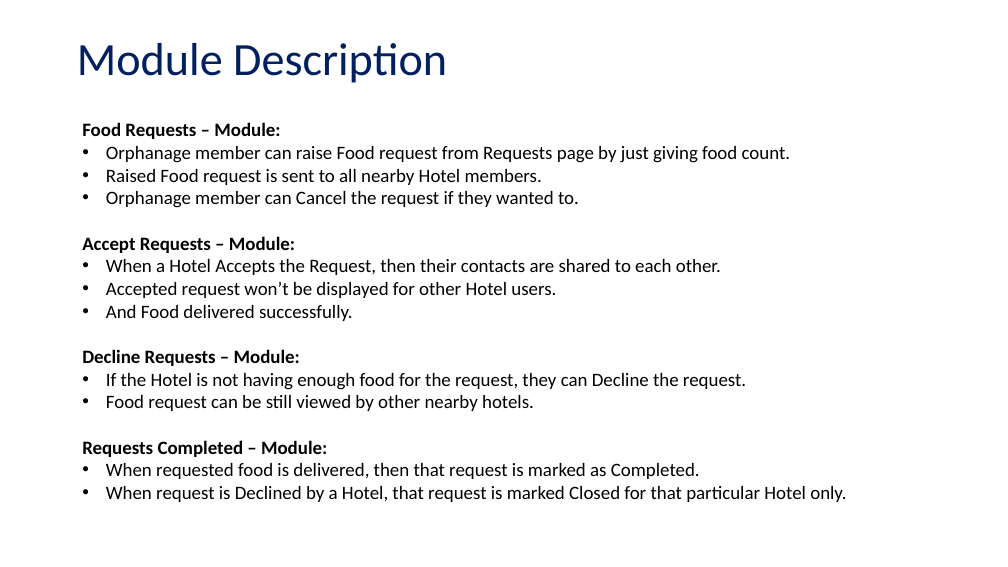
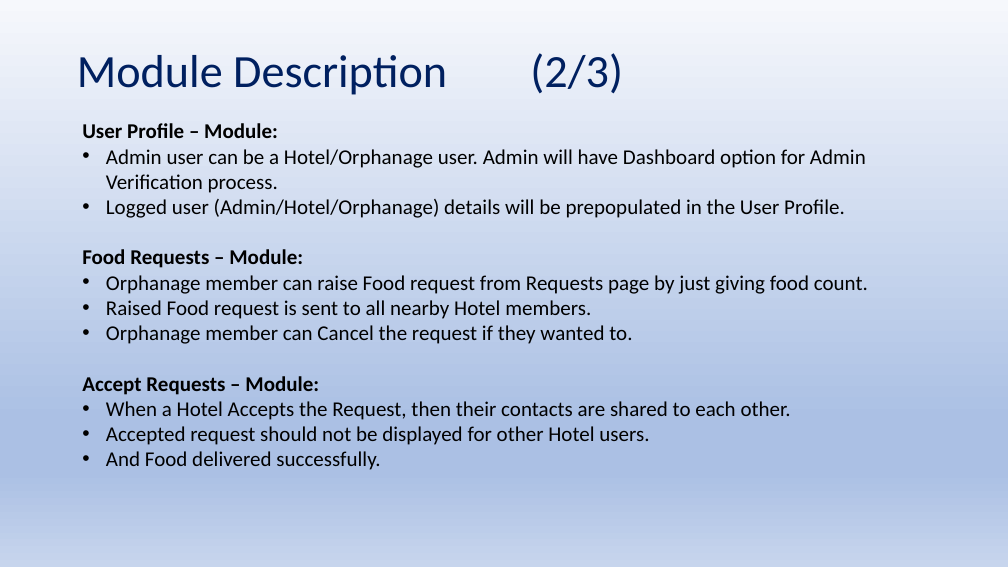
Before and after one commit to Sriram-V-99/MCA-Project-, a slide deck: slide 8 of FoodBridge_v02.pptx. Drawn at 1008x567 pixels with LibreOffice and Linux fonts; fonts in the diff are those of the drawing. Boxes give left, top, right and bottom in pixels: in the first picture for what was removed or moved away, otherwise in the second. Text is boxed around its words. In the diff, an @@ line names an element or a change of style, - is before the commit and + after.

```diff
--- a/FoodBridge_v02.pptx
+++ b/FoodBridge_v02.pptx
@@ background #FFFFFF to gradient #F6F8FC to #ABC0E4 to #C7D5ED @@
@@ title at <box>77,53,623,95</box>: text changed @@
-Module Description
+Module Description (2/3)
@@ text at <box>82,123,866,218</box>: paragraphs added @@
+User Profile – Module:
+• Admin user can be a Hotel/Orphanage user. Admin will have Dashboard option for Admin Verification process.
+• Logged user (Admin/Hotel/Orphanage) details will be prepopulated in the User Profile.
@@ text at <box>82,249,868,470</box>: size 18 to 20 pt in "Food Requests – Module:", "Orphanage member can raise Food request from ...", "Raised Food request is sent to all ...", "Orphanage member can Cancel the request if ..." and 3 more places @@
@@ text at <box>82,349,846,502</box>: paragraphs removed @@
-Decline Requests – Module:
-• If the Hotel is not having enough food for the request, they can Decline the request.
-• Food request can be still viewed by other nearby hotels.
-Requests Completed – Module:
-• When requested food is delivered, then that request is marked as Completed.
-• When request is Declined by a Hotel, that request is marked Closed for that particular Hotel only.
@@ text at <box>106,426,649,445</box>: text changed; size 18 to 20 pt @@
-• Accepted request won’t be displayed for other Hotel users.
+• Accepted request should not be displayed for other Hotel users.
```
Also in this commit, not shown: 14 other slides changed, 1 slide added.
